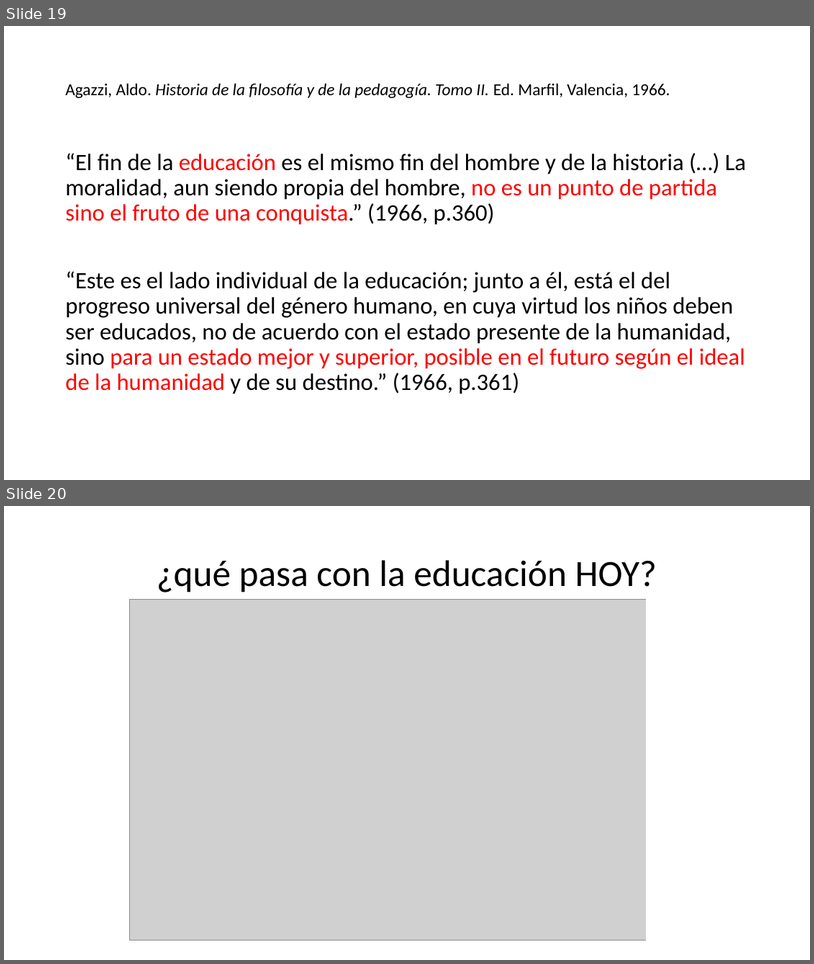
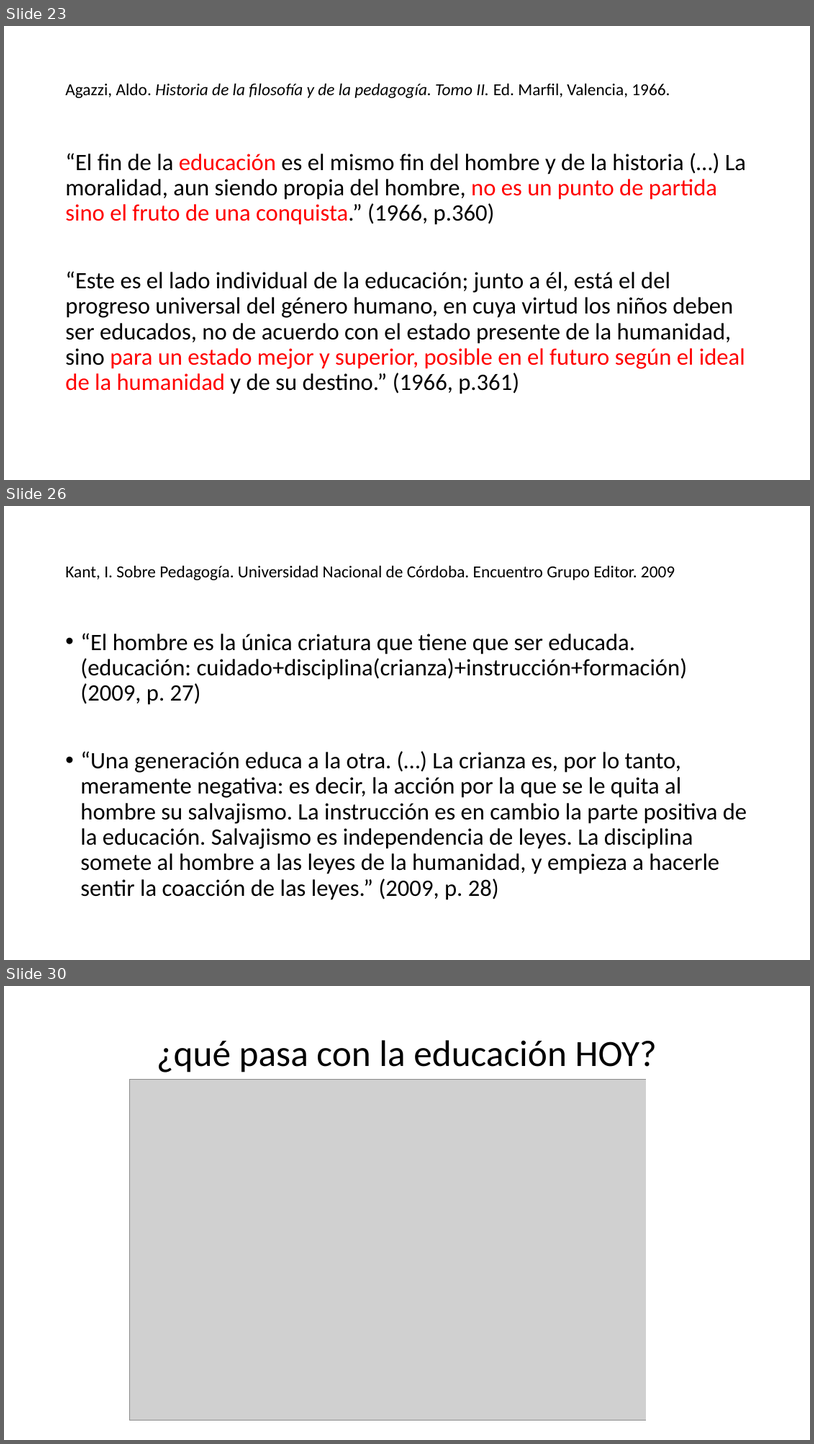
Before and after one commit to zaboltar/zaboltar.github.io, a slide deck: assets uarm/2023 1 UarmPCrit/Kant - ilustracion proyecto critico educacion.pptx. Shown one above the other, each under a label of ours: slides 19 and 20 before the commit, slides 23, 26 and 30 after it; the slides between them are not shown. The pictures are 814x964 and 814x1444 pixels, drawn with LibreOffice and Linux fonts; fonts in the diff are those of the drawing; grey boxes stand for pictures. Boxes give left, top, right and bottom in pixels: in the first picture for what was removed or moved away, otherwise in the second. Text is boxed around its words. In the diff, an @@ line names an element or a change of style, - is before the commit and + after.

```diff
--- a/assets uarm/2023 1 UarmPCrit/Kant - ilustracion proyecto critico educacion.pptx
+++ b/assets uarm/2023 1 UarmPCrit/Kant - ilustracion proyecto critico educacion.pptx
@@ slide 26 added at [4,506,810,960], background #FFFFFF @@
@@ title added at [65,565,675,580], 20 pt, text #000000 @@
+Kant, I. Sobre Pedagogía. Universidad Nacional de Córdoba. Encuentro Grupo Editor. 2009
@@ text added at [80,633,747,900], 28 pt, text #000000 @@
+• “El hombre es la única criatura que tiene que ser educada. (educación: cuidado+disciplina(crianza)+instrucción+formación) (2009, p. 27)
+• “Una generación educa a la otra. (…) La crianza es, por lo tanto, meramente negativa: es decir, la acción por la que se le quita al hombre su salvajismo. La instrucción es en cambio la parte positiva de la educación. Salvajismo es independencia de leyes. La disciplina somete al hombre a las leyes de la humanidad, y empieza a hacerle sentir la coacción de las leyes.” (2009, p. 28)
@@ what was slide 19 is now slide 23 @@
@@ what was slide 20 is now slide 30 @@
```
Also in this commit, not shown: 1 slide changed, 12 other slides added, 3 slides removed, 9 other files.
